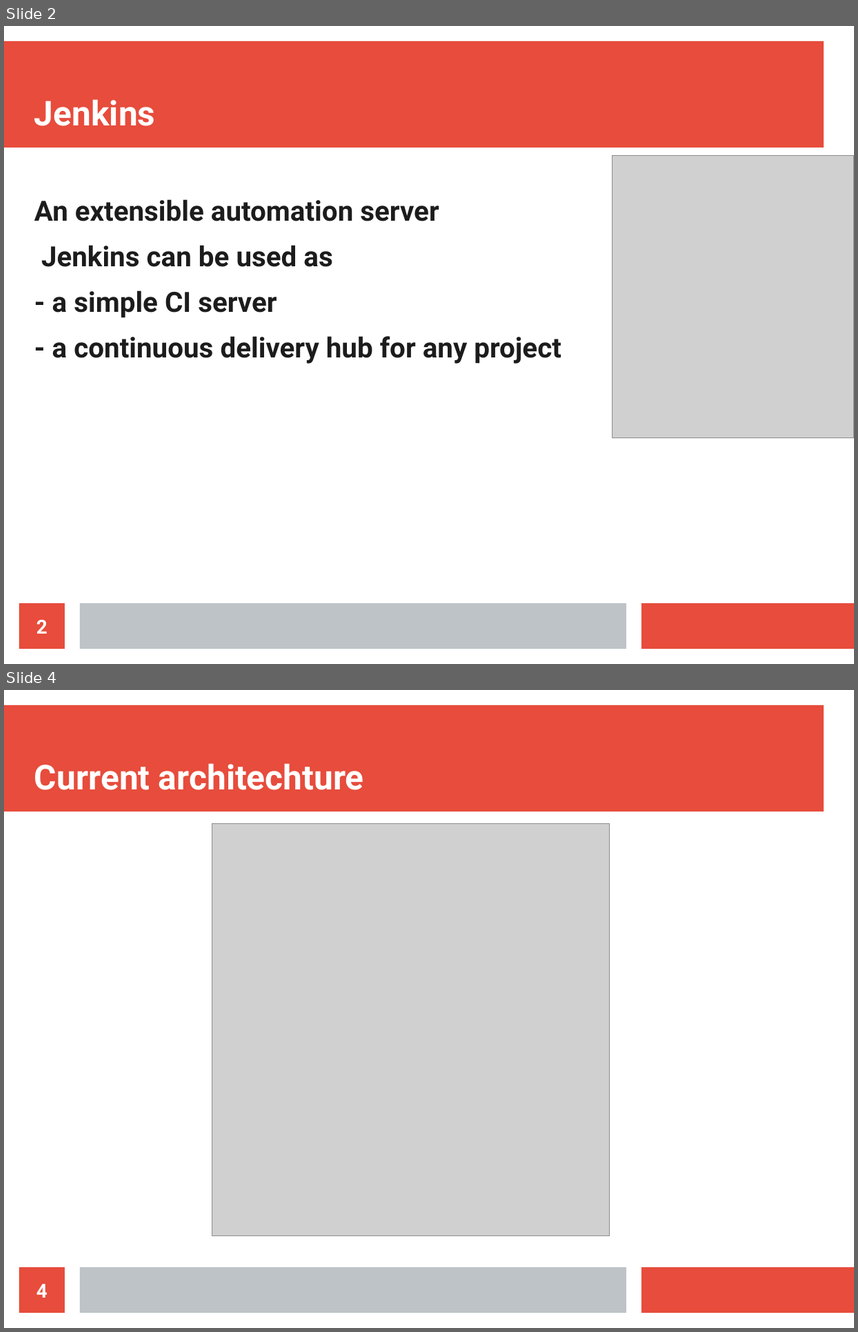
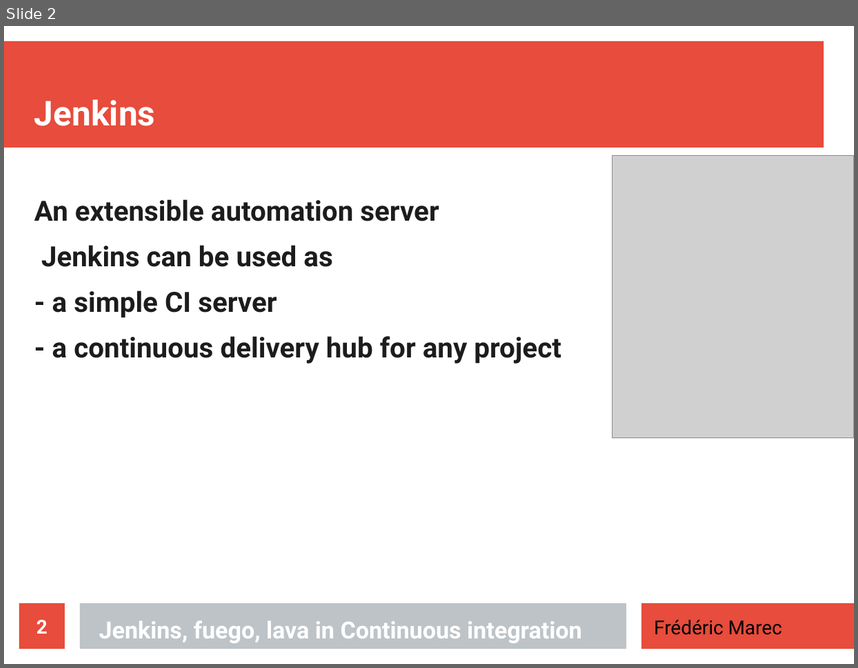
Before and after one commit to DDTLK/review, a slide deck: CI-presentation.odp. Shown one above the other, each under a label of ours: slides 2 and 4 before the commit, slide 2 after it; the slides between them are not shown. The pictures are 858x1332 and 858x668 pixels, drawn with LibreOffice and Linux fonts; fonts in the diff are those of the drawing; grey boxes stand for pictures. Boxes give left, top, right and bottom in pixels: in the first picture for what was removed or moved away, otherwise in the second. Text is boxed around its words. In the diff, an @@ line names an element or a change of style, - is before the commit and + after.

```diff
--- a/CI-presentation.odp
+++ b/CI-presentation.odp
@@ slide 4 removed at (x1=4, y1=690, x2=854, y2=1328), background #FFFFFF; not listed: 3 template elements that a slide beside it also shows @@
@@ title removed at (x1=34, y1=763, x2=364, y2=790) @@
-Current architechture
@@ picture removed at (x1=212, y1=823, x2=611, y2=1235) @@
@@ page number removed at (x1=19, y1=1267, x2=65, y2=1312) @@
-4
@@ slide 2 changed as well @@
@@ title added at (x1=99, y1=620, x2=582, y2=643), 22 pt, text #FFFFFF, bold @@
+Jenkins, fuego, lava in Continuous integration
@@ text added at (x1=654, y1=619, x2=782, y2=635), 18 pt, text #000000 @@
+Frédéric Marec
```
Also in this commit, not shown: 6 other slides changed, 1 slide added, 1 other slide removed, 1 other file.
